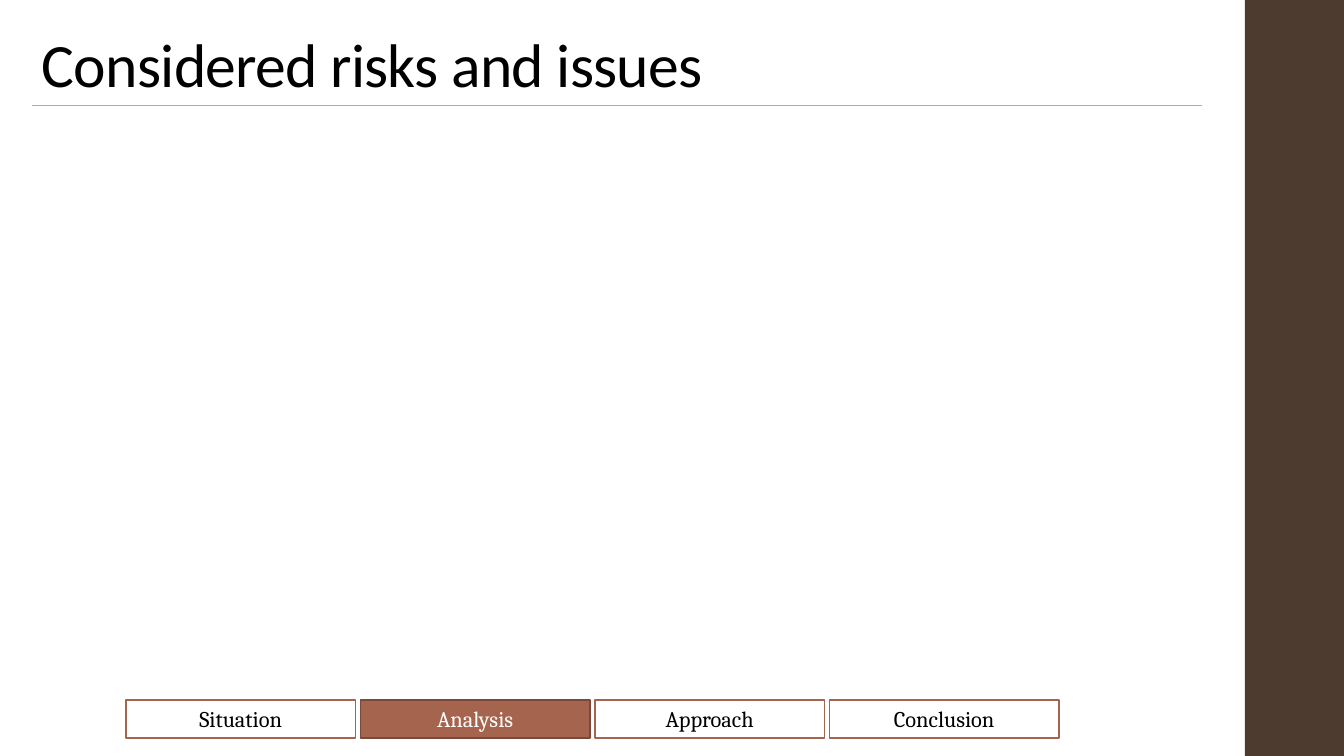
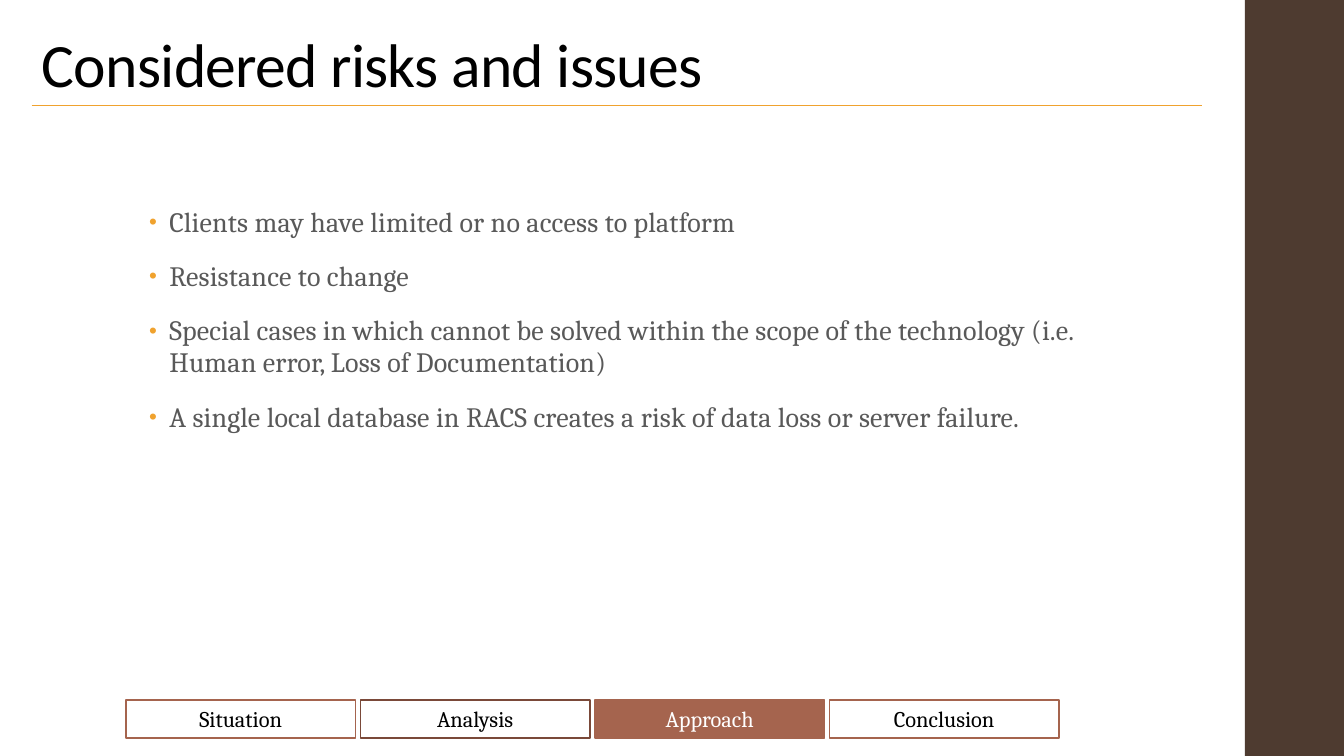
Before and after one commit to Shenganigans/HackJustice-Group-8, a slide deck: slide 10 of notes/Hackathon.pptx (slide 8 before the commit). Drawn at 1344x756 pixels with LibreOffice and Linux fonts; fonts in the diff are those of the drawing. Boxes give left, top, right and bottom in pixels: in the first picture for what was removed or moved away, otherwise in the second. Text is boxed around its words. In the diff, an @@ line names an element or a change of style, - is before the commit and + after.

```diff
--- a/notes/Hackathon.pptx
+++ b/notes/Hackathon.pptx
@@ text added at <box>169,212,1074,433</box>, 20 pt, text #595959 @@
+• Clients may have limited or no access to platform
+• Resistance to change
+• Special cases in which cannot be solved within the scope of the technology (i.e. Human error, Loss of Documentation)
+• A single local database in RACS creates a risk of data loss or server failure.
@@ rectangle "Analysis" at <box>361,700,591,738</box>: text colour #FFFFFF to #000000; fill #A5644E to #FFFFFF @@
@@ rectangle "Approach" at <box>595,700,825,738</box>: text colour #000000 to #FFFFFF; fill #FFFFFF to #A5644E @@
```
Also in this commit, not shown: 8 other slides changed, 11 slides added, 9 slides removed.
